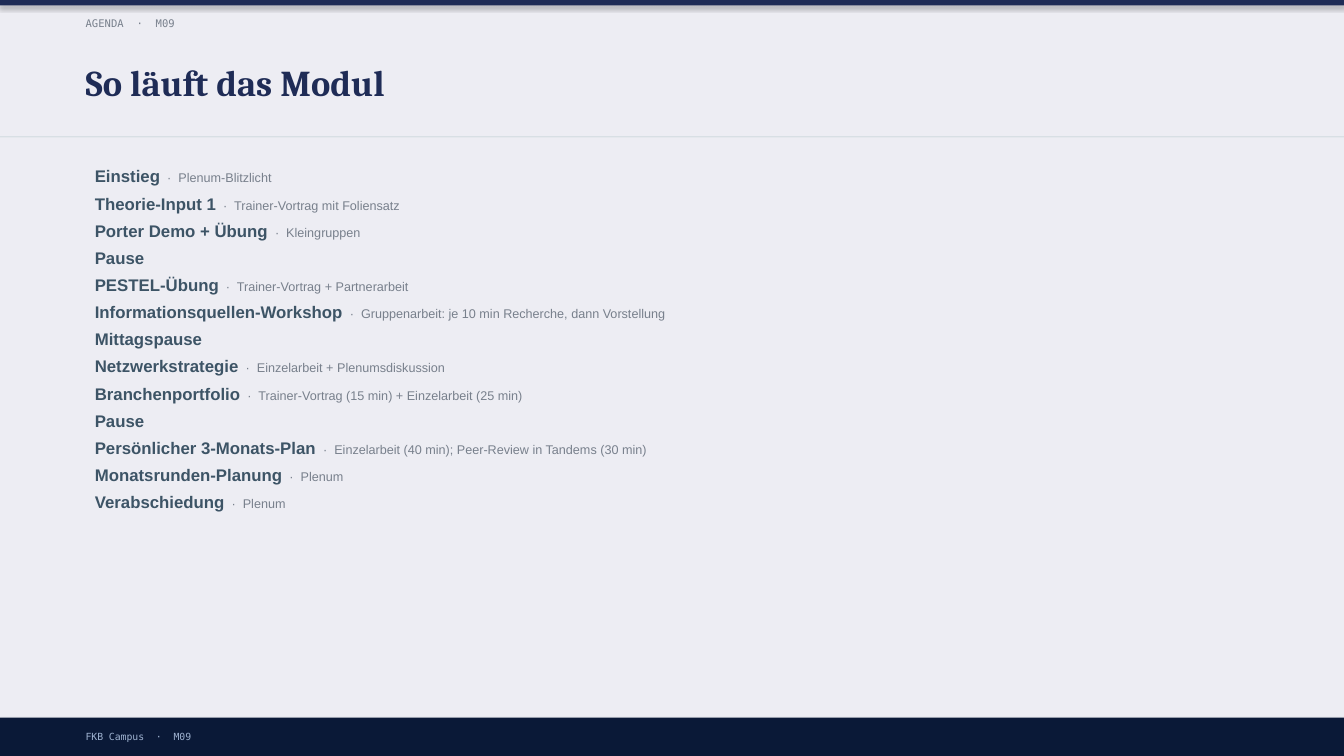
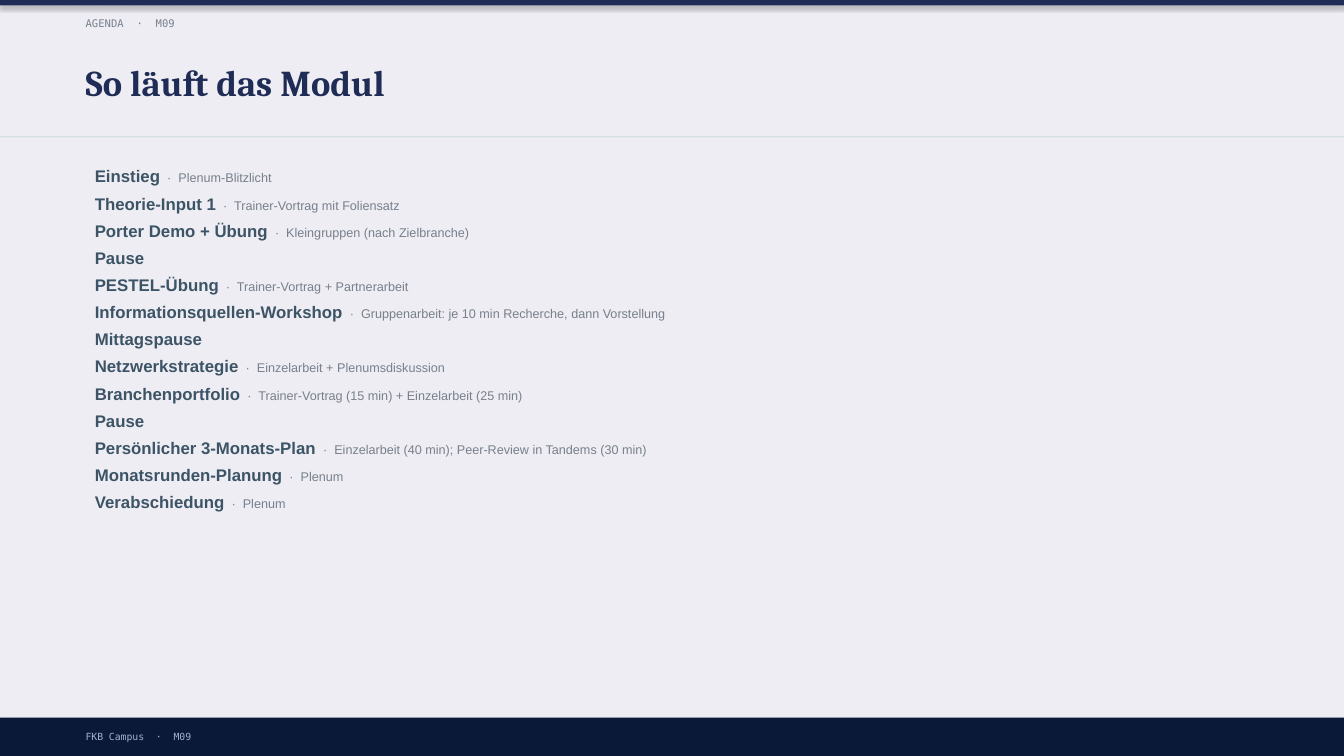
Before and after one commit to ck5rqc47pr-byte/firmenkundenakademie-online, a slide deck: slide 4 of protected-downloads/praesentation/M09.pptx. Drawn at 1344x756 pixels with LibreOffice and Linux fonts; fonts in the diff are those of the drawing. Boxes give left, top, right and bottom in pixels: in the first picture for what was removed or moved away, otherwise in the second. Text is boxed around its words. In the diff, an @@ line names an element or a change of style, - is before the commit and + after.

```diff
--- a/protected-downloads/praesentation/M09.pptx
+++ b/protected-downloads/praesentation/M09.pptx
@@ text at [95,223,469,241]: text changed; size 12 to 9 pt; text colour #3D5466 to #78808C; bold off @@
-Porter Demo + Übung · Kleingruppen
+Porter Demo + Übung · Kleingruppen (nach Zielbranche)
```
Also in this commit, not shown: 2 other files.
